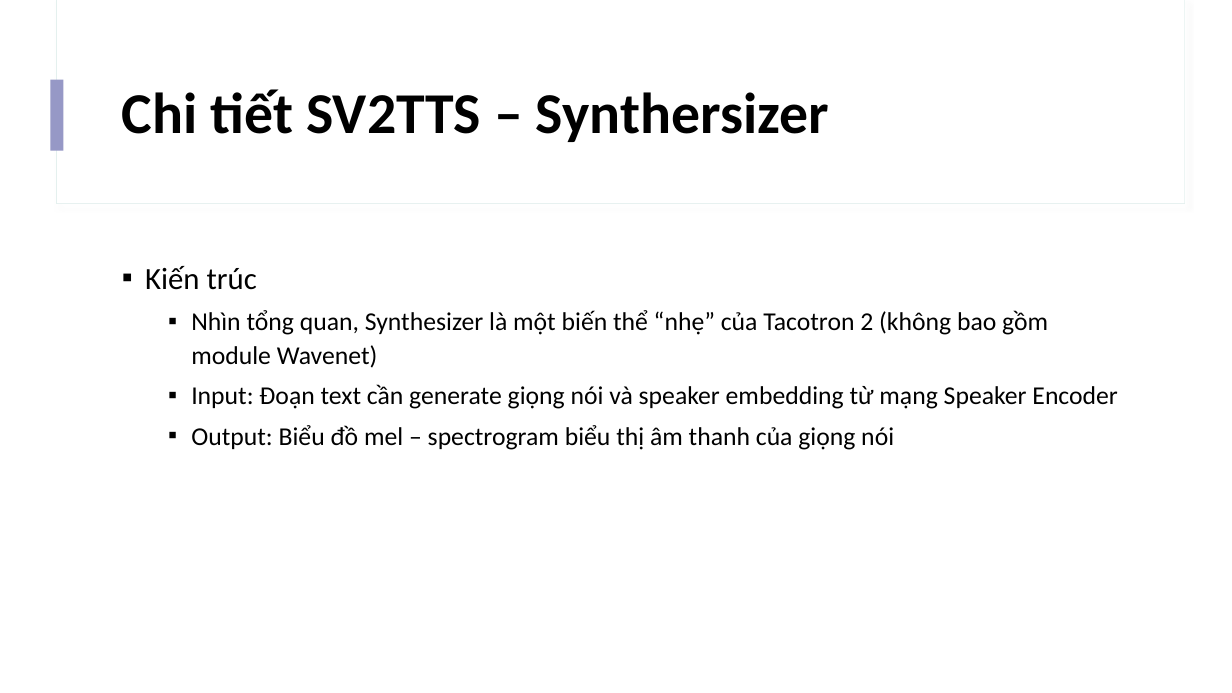
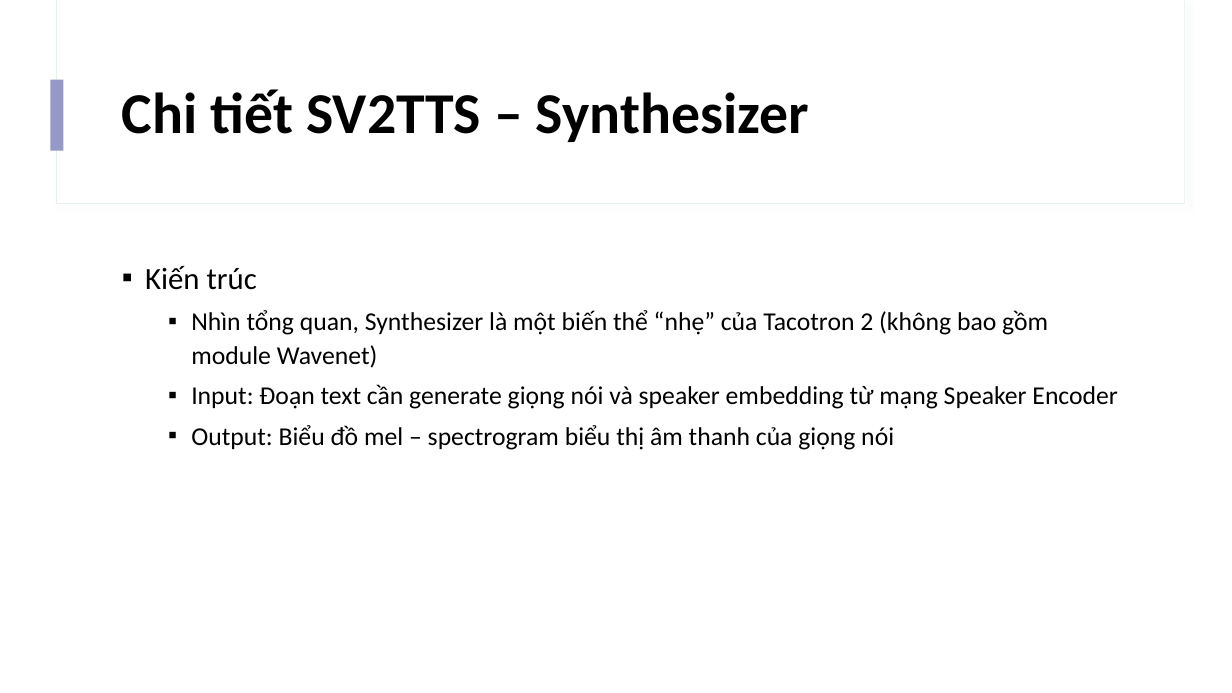
Before and after one commit to IrisStream/Machine-Learning, a slide deck: slide 15 of Voice_Cloning/Slide.pptx. Drawn at 1232x693 pixels with LibreOffice and Linux fonts; fonts in the diff are those of the drawing. Boxes give left, top, right and bottom in pixels: in the first picture for what was removed or moved away, otherwise in the second. Text is boxed around its words. In the diff, an @@ line names an element or a change of style, - is before the commit and + after.

Commit message:
synthesizer: encoder + attention

```diff
--- a/Voice_Cloning/Slide.pptx
+++ b/Voice_Cloning/Slide.pptx
@@ title at <box>122,89,809,142</box>: text changed @@
-Chi tiết SV2TTS – Synthersizer
+Chi tiết SV2TTS – Synthesizer
```
Also in this commit, not shown: 5 other slides changed, 1 slide added.
